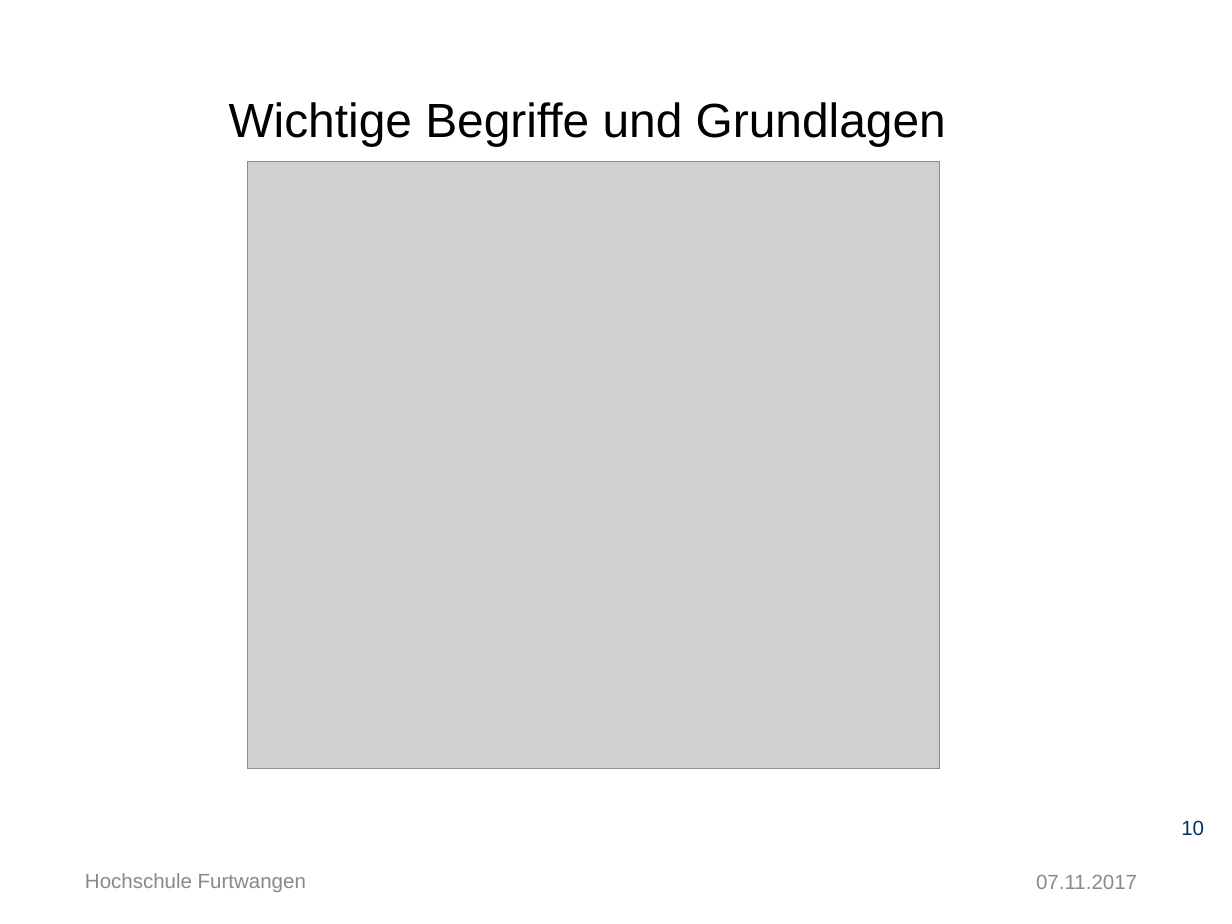
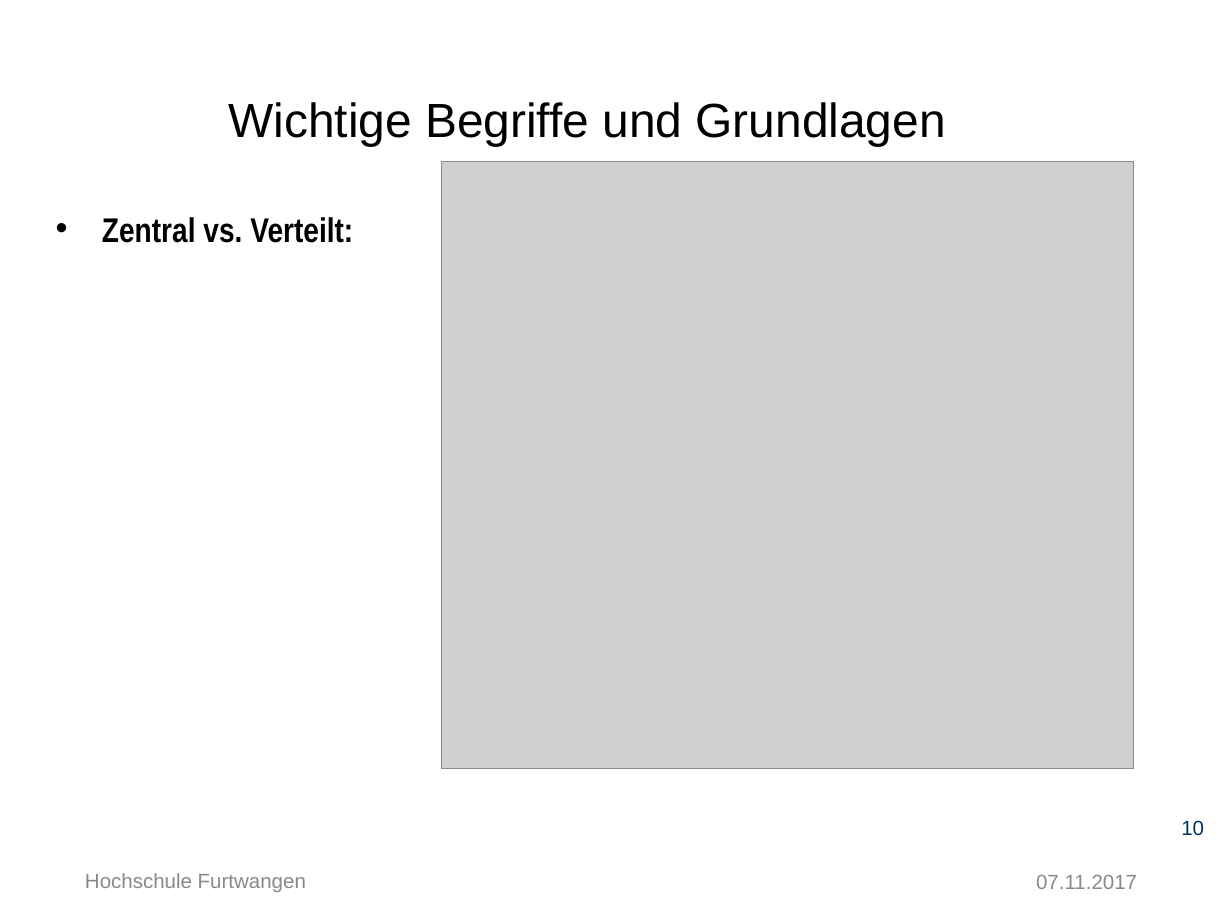
Before and after one commit to Ertugrul-Furtwangen/Erti, a slide deck: slide 10 of Thesis-Präsentation.pptx. Drawn at 1232x924 pixels with LibreOffice and Linux fonts; fonts in the diff are those of the drawing; grey boxes stand for pictures; background and template pictures are left out. Boxes give left, top, right and bottom in pixels: in the first picture for what was removed or moved away, otherwise in the second. Text is boxed around its words. In the diff, an @@ line names an element or a change of style, - is before the commit and + after.

```diff
--- a/Thesis-Präsentation.pptx
+++ b/Thesis-Präsentation.pptx
@@ picture: place and size @@
-picture at (248,161,940,769)
+picture at (441,161,1133,769)
@@ text added at (102,217,353,243), 20 pt, text #000000, bold @@
+• Zentral vs. Verteilt:
```
Also in this commit, not shown: 10 other slides changed, 3 slides added.
